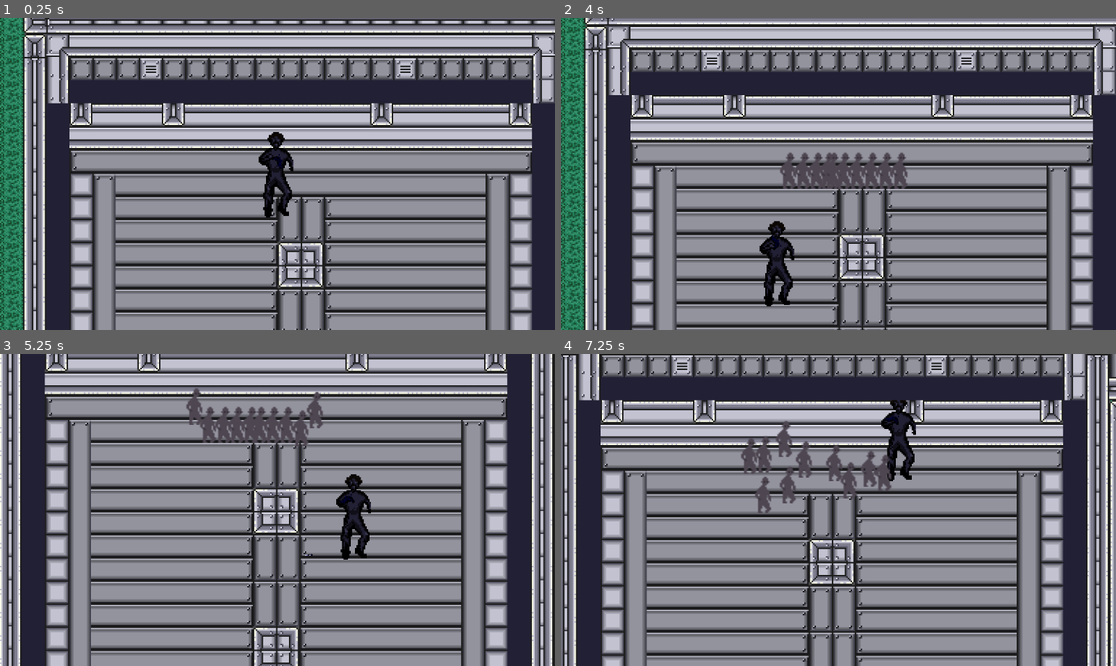
Above: before the commit, frames 1-4 (two rows, left to right).
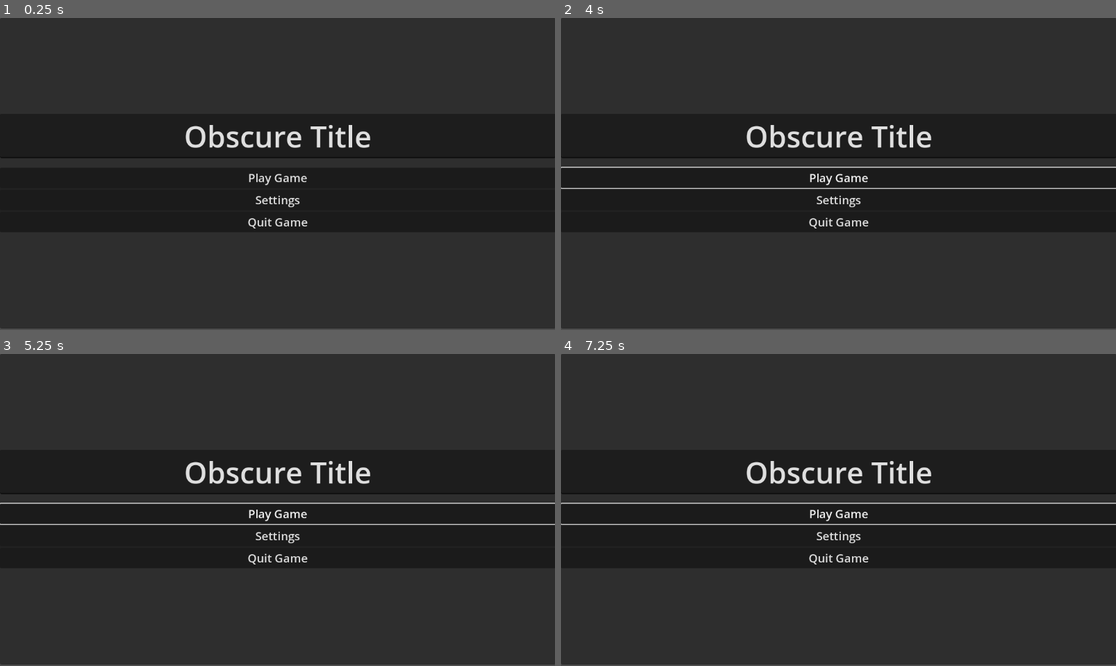
Above: after the commit, the same moments.

Repository: MoeOverload/ScreamJam_2025
Game: Godot game, scene res://scenes/mainMenu/main_menu.tscn
Same seed, same stepped clock (60 frames per second), same inputs: the game is played once before the commit and once after it. Before the commit the project starts from res://main.tscn.
Inputs (mouse positions are in pixels of both pictures, inside the frame that each line leads up to):
- Up to frame 1 (0.25 s): no input
- Up to frame 2 (4 s): click (838, 198) at 0.5 s, where only the run after the commit has a clickable "Settings"; click (838, 177) at 1.25 s, where only the run after the commit has a clickable "Play Game"; click (838, 177) at 2 s, where only the run after the commit has a clickable "Play Game"; move the mouse to (960, 158) at 2.77 s; hold D (right) 2.78-3.53 s; tap Shift (dash) at 2.85, 3.6 s; click (960, 158) at 2.92 s; move the mouse to (727, 189) at 3.52 s; hold S (down) from 3.53 s (still down)
- Up to frame 3 (5.25 s): move the mouse to (333, 441) at 4.27 s; release S (down) at 4.28 s; hold D (right) 4.28-5.03 s; tap Shift (dash) at 4.35, 5.1 s; move the mouse to (249, 572) at 5.02 s; hold W (up) from 5.03 s (still down); click (249, 572) at 5.17 s
- Up to frame 4 (7.25 s): move the mouse to (1005, 556) at 5.77 s; release W (up) at 5.78 s; hold A (left) from 5.78 s (still down); tap Shift (dash) at 5.85, 6.6 s; move the mouse to (672, 463) at 6.52 s

The runs differ from the first frame. In frame 1, 76% of the frame differs, in the area x 0-100%, y 0-100%; in frame 2, 77%; in frame 3, 81%; in frame 4, 76%.

Commit message:
player dies, changed main scene to menu
everything works so far

Diff:
--- a/zombie-lab-escape/main.tscn
+++ b/zombie-lab-escape/main.tscn
@@ -39,3 +39,9 @@
 
 [node name="enemySpawner" parent="." instance=ExtResource("5_lquwl")]
 position = Vector2(-91, 398)
+
+[node name="Control" type="Control" parent="."]
+layout_mode = 3
+anchors_preset = 0
+offset_right = 40.0
+offset_bottom = 40.0
--- a/zombie-lab-escape/project.godot
+++ b/zombie-lab-escape/project.godot
@@ -11,7 +11,7 @@
 [application]
 
 config/name="zombie Lab Escape"
-run/main_scene="uid://nyijvpywubmx"
+run/main_scene="uid://pv7lfa1sdva6"
 config/features=PackedStringArray("4.5", "GL Compatibility")
 config/icon="res://icon.svg"
 
@@ -25,6 +25,7 @@
 Player=""
 nz_enemy_head=""
 nz_enemy_body=""
+enemy_hitbox=""
 
 [input]
 
--- a/zombie-lab-escape/scenes/enemies/Base Zombie/enemy.gd
+++ b/zombie-lab-escape/scenes/enemies/Base Zombie/enemy.gd
@@ -1,5 +1,5 @@
 extends CharacterBody2D
-var health = 50
+var health = 20
 var player_detected = false
 var is_headshot = false
 var is_bodyshot = false
@@ -61,7 +61,7 @@
 		current_state = state.CHASE
 		return
 
-	velocity = random_direction.normalized() * SPEED
+	velocity = random_direction.normalized() * wander_speed
 
 
 func randomize_direction():
@@ -72,7 +72,7 @@
 
 
 func handle_attack(_delta):
-	print("attacking")
+
 	$enemy_hitbox.visible = true
 	$attack_cooldown_timer.start()
 	velocity = Vector2.ZERO
@@ -104,14 +104,13 @@
 
 
 
-func _on_rand_move_timer_timeout() -> void:
-	current_state = state.IDLE
-	idle_timer.start()
-
-func _on_idle_timer_timeout() -> void:
+func _on_idle_timer_timeout():
 	current_state = state.WANDER
 	randomize_direction()
 	wander_timer.start()
+
+
+
 
 
 
@@ -146,3 +145,11 @@
 func _on_attack_cooldown_timer_timeout() -> void:
 	$enemy_hitbox.visible = false
 	current_state = state.IDLE
+
+
+
+
+
+func _on_rand_move_timer_timeout() -> void:
+	current_state = state.IDLE
+	idle_timer.start()
--- a/zombie-lab-escape/scenes/enemies/Base Zombie/enemy.tscn
+++ b/zombie-lab-escape/scenes/enemies/Base Zombie/enemy.tscn
@@ -5,7 +5,7 @@
 
 [sub_resource type="CapsuleShape2D" id="CapsuleShape2D_kmoat"]
 radius = 5.0
-height = 24.0
+height = 28.0
 
 [sub_resource type="SpriteFrames" id="SpriteFrames_8gci1"]
 animations = [{
@@ -37,7 +37,7 @@
 script = ExtResource("1_td0e1")
 
 [node name="CollisionShape2D" type="CollisionShape2D" parent="."]
-position = Vector2(0, 1)
+position = Vector2(0, 3)
 shape = SubResource("CapsuleShape2D_kmoat")
 
 [node name="AnimatedSprite2D" type="AnimatedSprite2D" parent="."]
@@ -45,9 +45,11 @@
 
 [node name="idle_timer" type="Timer" parent="."]
 wait_time = 4.0
+one_shot = true
 
 [node name="rand_Move_Timer" type="Timer" parent="."]
 wait_time = 2.0
+one_shot = true
 
 [node name="headshot_detect" type="Area2D" parent="." groups=["nz_enemy_head"]]
 
@@ -68,7 +70,8 @@
 
 [node name="attack_cooldown_timer" type="Timer" parent="."]
 
-[node name="enemy_hitbox" type="Area2D" parent="."]
+[node name="enemy_hitbox" type="Area2D" parent="." groups=["enemy_hitbox"]]
+visible = false
 
 [node name="CollisionShape2D" type="CollisionShape2D" parent="enemy_hitbox"]
 position = Vector2(8.5, 0)
--- a/zombie-lab-escape/scenes/enemySpawner/enemy_spawner.gd
+++ b/zombie-lab-escape/scenes/enemySpawner/enemy_spawner.gd
@@ -18,6 +18,6 @@
 		return
 	var new_zombie = n_zombie.instantiate()
 	get_tree().current_scene.add_child(new_zombie)
-	new_zombie.position = $Marker2D.position
+	new_zombie.position = self.position
 	SpawnerGlobal.nz_spawn_number += 1
 	print("spawning number",SpawnerGlobal.nz_spawn_number)
--- /dev/null
+++ b/zombie-lab-escape/scenes/mainMenu/main_menu.gd
@@ -0,0 +1,23 @@
+extends Control
+
+
+# Called when the node enters the scene tree for the first time.
+func _ready() -> void:
+	pass
+
+
+# Called every frame. 'delta' is the elapsed time since the previous frame.
+func _process(_delta: float) -> void:
+	pass
+
+
+func _on_play_button_pressed() -> void:
+	get_tree().change_scene_to_file("D:/ScreamJam/ScreamJam_2025/zombie-lab-escape/main.tscn")
+
+
+func _on_settings_button_pressed() -> void:
+	pass # Replace with function body.
+
+
+func _on_quit_button_pressed() -> void:
+	get_tree().quit()
--- /dev/null
+++ b/zombie-lab-escape/scenes/mainMenu/main_menu.tscn
@@ -0,0 +1,65 @@
+[gd_scene load_steps=2 format=3 uid="uid://pv7lfa1sdva6"]
+
+[ext_resource type="Script" uid="uid://cbvibx8cddiwx" path="res://scenes/mainMenu/main_menu.gd" id="1_8jkg5"]
+
+[node name="MainMenu" type="Control"]
+layout_mode = 3
+anchors_preset = 15
+anchor_right = 1.0
+anchor_bottom = 1.0
+grow_horizontal = 2
+grow_vertical = 2
+script = ExtResource("1_8jkg5")
+
+[node name="PanelContainer" type="PanelContainer" parent="."]
+layout_mode = 0
+offset_right = 1153.0
+offset_bottom = 645.0
+
+[node name="VBoxContainer" type="VBoxContainer" parent="PanelContainer"]
+layout_mode = 2
+theme_override_constants/separation = 20
+alignment = 1
+
+[node name="PanelContainer" type="PanelContainer" parent="PanelContainer/VBoxContainer"]
+layout_mode = 2
+
+[node name="TextEdit" type="LineEdit" parent="PanelContainer/VBoxContainer/PanelContainer"]
+layout_mode = 2
+theme_override_font_sizes/font_size = 61
+text = "Obscure Title"
+alignment = 1
+
+[node name="PanelContainer2" type="PanelContainer" parent="PanelContainer/VBoxContainer"]
+layout_mode = 2
+
+[node name="VBoxContainer" type="VBoxContainer" parent="PanelContainer/VBoxContainer/PanelContainer2"]
+layout_mode = 2
+
+[node name="play_button" type="PanelContainer" parent="PanelContainer/VBoxContainer/PanelContainer2/VBoxContainer"]
+layout_mode = 2
+
+[node name="playButton" type="Button" parent="PanelContainer/VBoxContainer/PanelContainer2/VBoxContainer/play_button"]
+layout_mode = 2
+theme_override_font_sizes/font_size = 24
+text = "Play Game"
+
+[node name="settings_button" type="PanelContainer" parent="PanelContainer/VBoxContainer/PanelContainer2/VBoxContainer"]
+layout_mode = 2
+
+[node name="settingsButton" type="Button" parent="PanelContainer/VBoxContainer/PanelContainer2/VBoxContainer/settings_button"]
+layout_mode = 2
+theme_override_font_sizes/font_size = 24
+text = "Settings"
+
+[node name="quit_button" type="PanelContainer" parent="PanelContainer/VBoxContainer/PanelContainer2/VBoxContainer"]
+layout_mode = 2
+
+[node name="quitButton" type="Button" parent="PanelContainer/VBoxContainer/PanelContainer2/VBoxContainer/quit_button"]
+layout_mode = 2
+theme_override_font_sizes/font_size = 24
+text = "Quit Game"
+
+[connection signal="pressed" from="PanelContainer/VBoxContainer/PanelContainer2/VBoxContainer/play_button/playButton" to="." method="_on_play_button_pressed"]
+[connection signal="pressed" from="PanelContainer/VBoxContainer/PanelContainer2/VBoxContainer/settings_button/settingsButton" to="." method="_on_settings_button_pressed"]
+[connection signal="pressed" from="PanelContainer/VBoxContainer/PanelContainer2/VBoxContainer/quit_button/quitButton" to="." method="_on_quit_button_pressed"]
--- a/zombie-lab-escape/scenes/player/Player.gd
+++ b/zombie-lab-escape/scenes/player/Player.gd
@@ -18,6 +18,16 @@
 var dash_multiplier = 1.8
 var is_dashing
 
+func death():
+	pass
+
+func player_hit():
+	if damaged == true:
+		player_health -= 20
+		direction = (enemy.global_position + self.global_position).normalized()
+		velocity = (direction * speed )* 300
+		print(player_health)
+		damaged = false
 
 func shoot():
 	var bullet_scene = preload("res://scenes/bullet/bullet.tscn")
@@ -48,6 +58,8 @@
 		if dash_timer <= 0:
 			is_dashing = false
 func _physics_process(delta):
+	if damaged == true:
+		player_hit()
 	if Input.is_mouse_button_pressed(MOUSE_BUTTON_LEFT) and can_fire:
 		shoot()
 	if Input.is_action_just_pressed("dash") and can_dash:
@@ -73,15 +85,10 @@
 	if area.is_in_group('enemy_hitbox'):
 		enemy = area
 		damaged = true
-		#current_state = State.damaged
 
 
-func player_hit():
-	player_health -= 20
-	direction = (enemy.global_position + self.global_position).normalized()
-	velocity = (direction * speed )* 300
-	print(player_health)
-	damaged = false
+
+
 
 func _on_shooting_cooldown_timeout() -> void:
 	can_fire = true
@@ -91,3 +98,4 @@
 func _on_damage_area_area_exited(area: Area2D) -> void:
 	if area.is_in_group('enemy_hitbox'):
 		enemy = null
+		damaged = false
--- a/zombie-lab-escape/scenes/player/player.tscn
+++ b/zombie-lab-escape/scenes/player/player.tscn
@@ -6,7 +6,7 @@
 
 [sub_resource type="CapsuleShape2D" id="CapsuleShape2D_dovo2"]
 radius = 5.0
-height = 54.0
+height = 60.0
 
 [sub_resource type="SpriteFrames" id="SpriteFrames_p47bc"]
 animations = [{
@@ -18,6 +18,10 @@
 "name": &"default",
 "speed": 5.0
 }]
+
+[sub_resource type="CapsuleShape2D" id="CapsuleShape2D_gmlin"]
+radius = 13.0
+height = 58.0
 
 [node name="player" type="CharacterBody2D" groups=["Player"]]
 script = ExtResource("1_dovo2")
@@ -43,5 +47,12 @@
 [node name="pistol" parent="." instance=ExtResource("3_gmlin")]
 position = Vector2(-2, -11)
 
+[node name="damage_area" type="Area2D" parent="."]
+
+[node name="CollisionShape2D" type="CollisionShape2D" parent="damage_area"]
+shape = SubResource("CapsuleShape2D_gmlin")
+
 [connection signal="timeout" from="dash_cooldown" to="." method="_on_dash_cooldown_timeout"]
 [connection signal="timeout" from="shooting_cooldown" to="." method="_on_shooting_cooldown_timeout"]
+[connection signal="area_entered" from="damage_area" to="." method="_on_damage_area_area_entered"]
+[connection signal="area_exited" from="damage_area" to="." method="_on_damage_area_area_exited"]
Not shown, added: zombie-lab-escape/scenes/mainMenu/main_menu.gd.uid
Not shown: 1 places in zombie-lab-escape/scenes/player/player.tscn that only renumber resources
